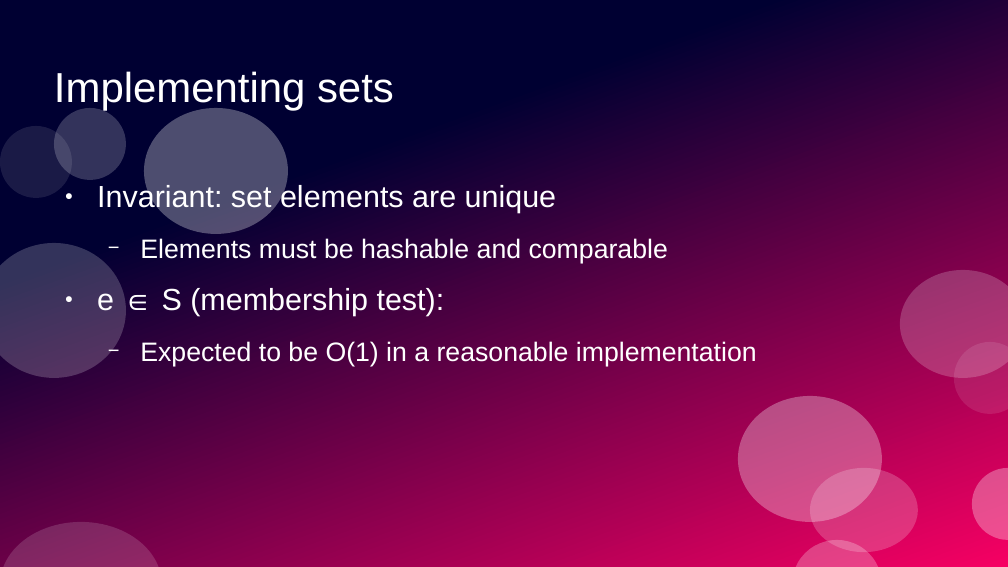
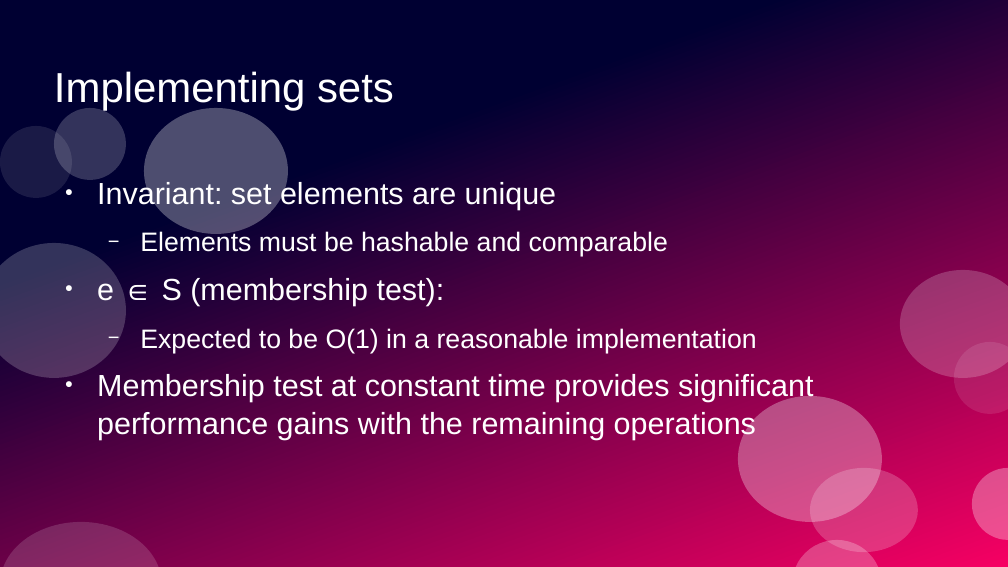
Before and after one commit to ramalho/sets-in-go, a slide deck: slide 24 of sets-in-go.odp (slide 23 before the commit). Drawn at 1008x567 pixels with LibreOffice and Linux fonts; fonts in the diff are those of the drawing. Boxes give left, top, right and bottom in pixels: in the first picture for what was removed or moved away, otherwise in the second. Text is boxed around its words. In the diff, an @@ line names an element or a change of style, - is before the commit and + after.

```diff
--- a/sets-in-go.odp
+++ b/sets-in-go.odp
@@ text at [97,180,757,353]: line spacing 1.15 to 1.05 @@
@@ text at [97,374,813,440]: paragraph added @@
+● Membership test at constant time provides significant performance gains with the remaining operations
```
Also in this commit, not shown: 9 other slides changed, 1 slide added, 2 other files.
